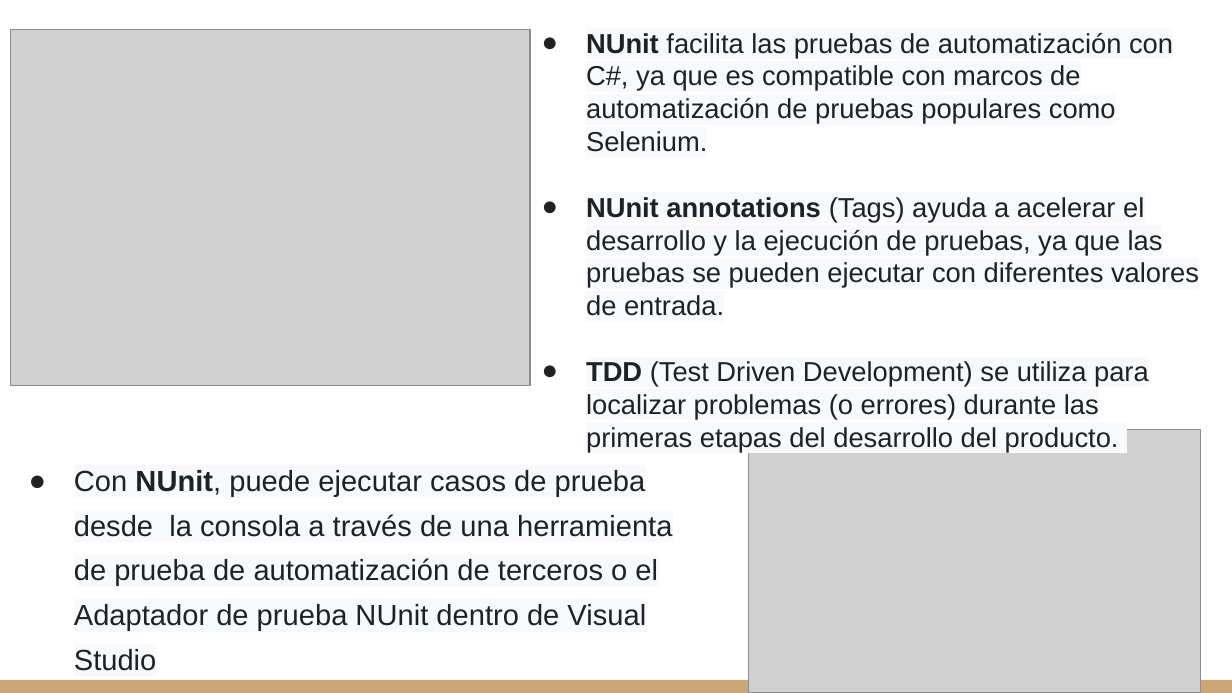
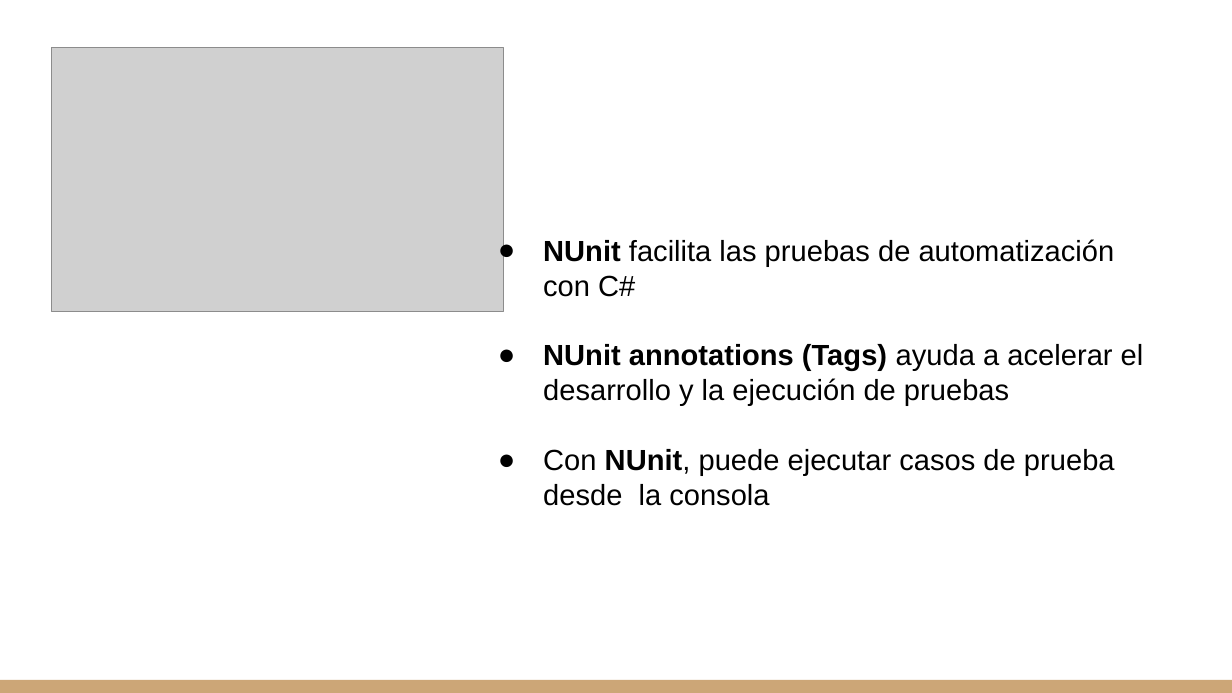
Before and after one commit to gitgamba/.Net-Grupo8, a slide deck: slide 8 of TPS/Unit Testing.pptx. Drawn at 1232x693 pixels with LibreOffice and Linux fonts; fonts in the diff are those of the drawing; grey boxes stand for pictures. Boxes give left, top, right and bottom in pixels: in the first picture for what was removed or moved away, otherwise in the second. Text is boxed around its words. In the diff, an @@ line names an element or a change of style, - is before the commit and + after.

```diff
--- a/TPS/Unit Testing.pptx
+++ b/TPS/Unit Testing.pptx
@@ picture removed at (x1=10, y1=30, x2=530, y2=386) @@
@@ picture moved from (x1=749, y1=429, x2=1201, y2=692) to (x1=52, y1=48, x2=504, y2=312) @@
@@ text at (x1=543, y1=239, x2=1144, y2=506): text changed; size 16 to 17 pt; text colour #202124 to #000000 @@
-● NUnit facilita las pruebas de automatización con C#, ya que es compatible con marcos de automatización de pruebas populares como Selenium.
-● NUnit annotations (Tags) ayuda a acelerar el desarrollo y la ejecución de pruebas, ya que las pruebas se pueden ejecutar con diferentes valores de entrada.
-● TDD (Test Driven Development) se utiliza para localizar problemas (o errores) durante las primeras etapas del desarrollo del producto.
+● NUnit facilita las pruebas de automatización con C#
+● NUnit annotations (Tags) ayuda a acelerar el desarrollo y la ejecución de pruebas
+● Con NUnit, puede ejecutar casos de prueba desde la consola
@@ text removed at (x1=74, y1=470, x2=672, y2=630) @@
-● Con NUnit, puede ejecutar casos de prueba desde la consola a través de una herramienta de prueba de automatización de terceros o el Adaptador de prueba NUnit dentro de Visual Studio
```
Also in this commit, not shown: 6 other slides changed, 2 slides added, 2 slides removed.
